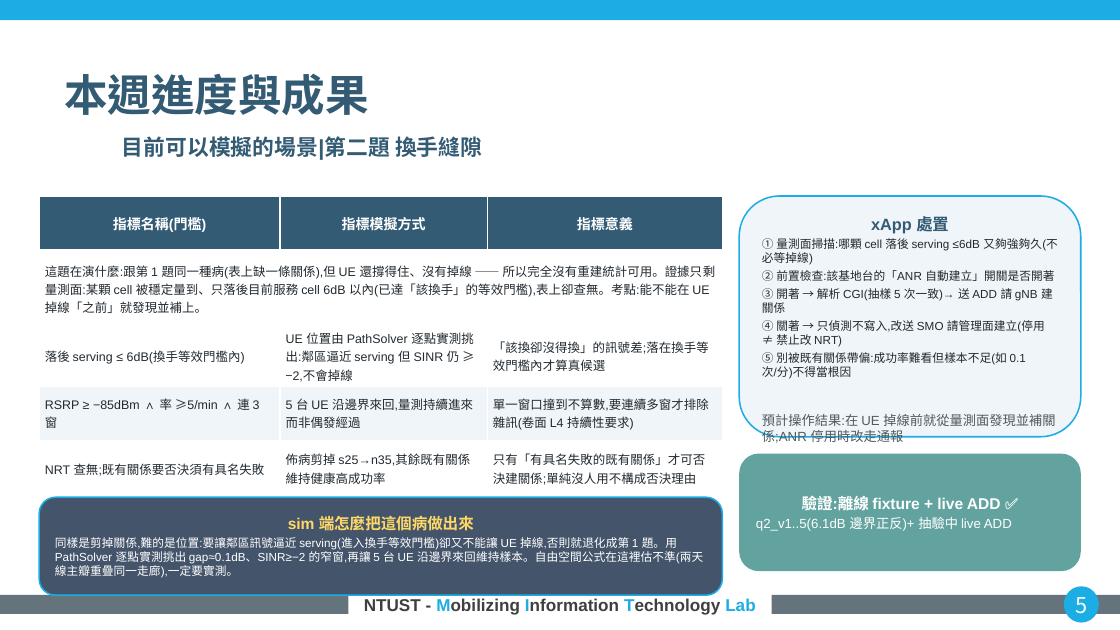
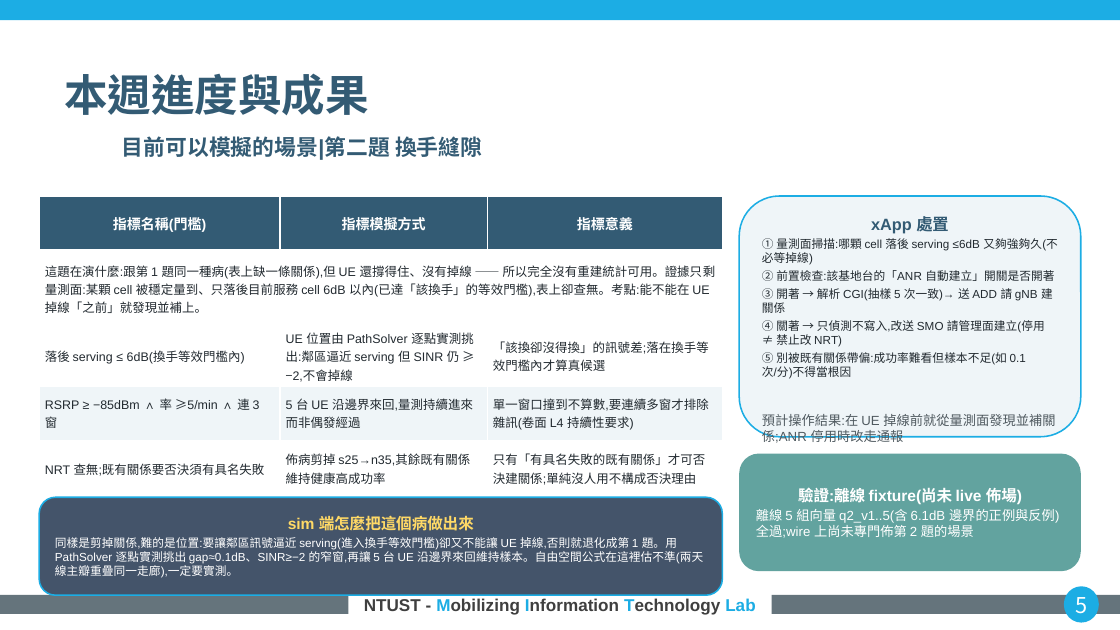
Before and after one commit to kimOuO/RAN-sim-OAI, a slide deck: slide 5 of docs/report/8_27_進度報告_v10十二題.pptx. Drawn at 1120x630 pixels with LibreOffice and Linux fonts; fonts in the diff are those of the drawing; background and template pictures are left out. Boxes give left, top, right and bottom in pixels: in the first picture for what was removed or moved away, otherwise in the second. Text is boxed around its words. In the diff, an @@ line names an element or a change of style, - is before the commit and + after.

```diff
--- a/docs/report/8_27_進度報告_v10十二題.pptx
+++ b/docs/report/8_27_進度報告_v10十二題.pptx
@@ text in rounded rectangle at bbox=[756, 488, 1059, 538]: text changed @@
-驗證:離線 fixture + live ADD ✅
-q2_v1..5(6.1dB 邊界正反)+ 抽驗中 live ADD
+驗證:離線 fixture(尚未 live 佈場)
+離線 5 組向量 q2_v1..5(含 6.1dB 邊界的正例與反例)全過;wire 上尚未專門佈第 2 題的場景
```
Also in this commit, not shown: 2 other slides changed.
